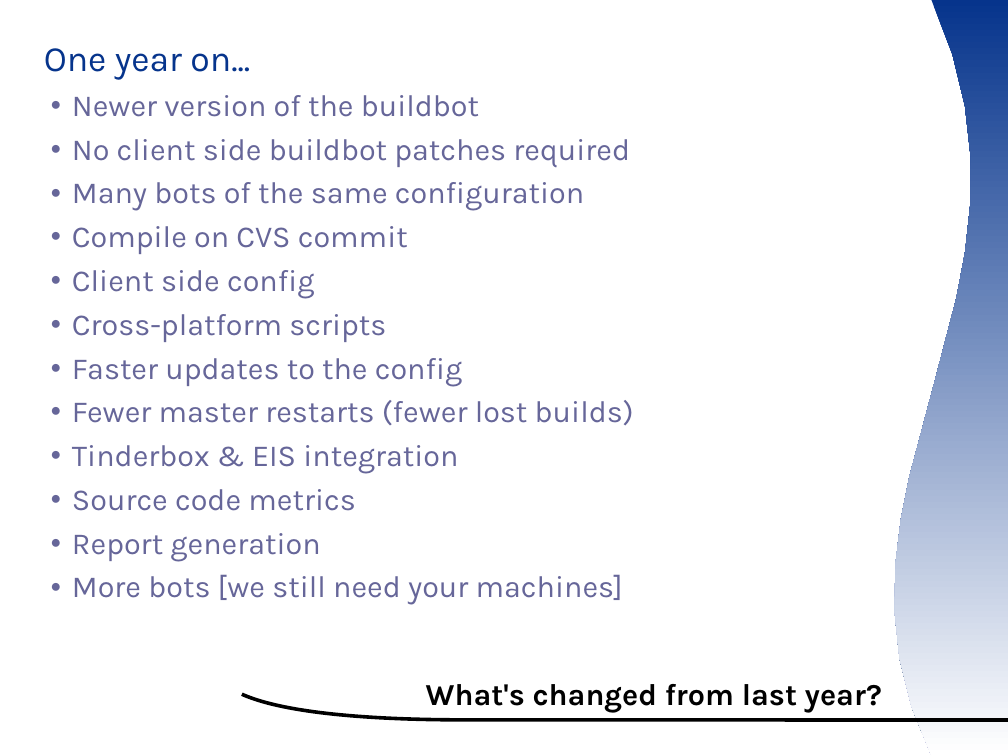
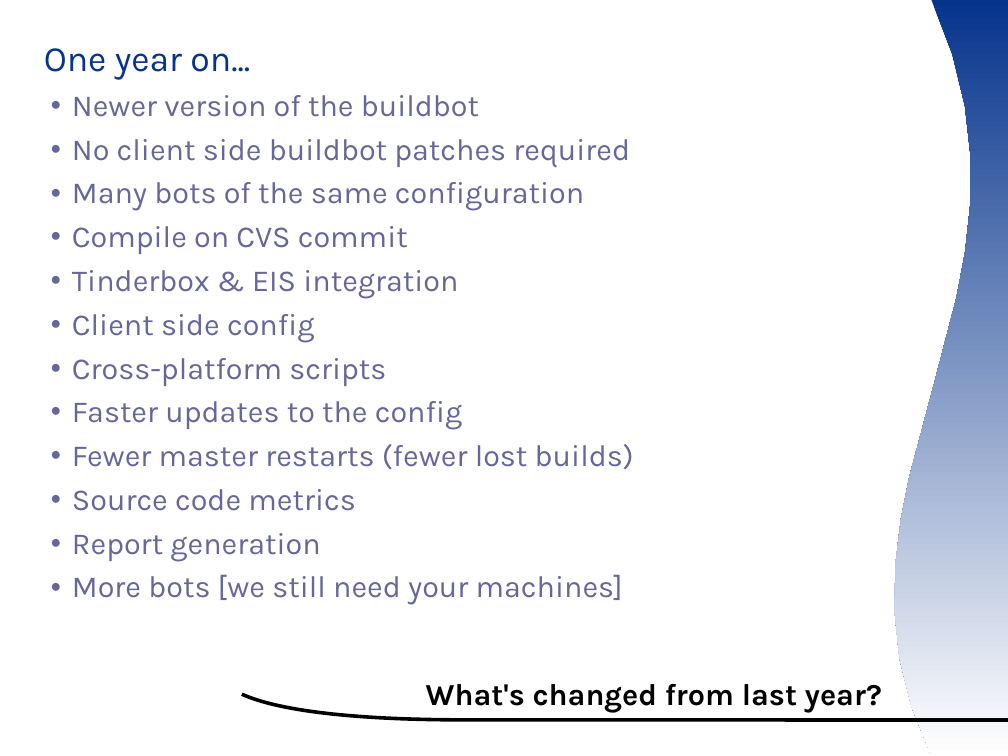
Before and after one commit to smsm1/ootermite, a slide deck: slide 5 of wiki/ooocon2007presentation.odp. Drawn at 1008x756 pixels with LibreOffice and Linux fonts; fonts in the diff are those of the drawing; background and template pictures are left out. Boxes give left, top, right and bottom in pixels: in the first picture for what was removed or moved away, otherwise in the second. Text is boxed around its words. In the diff, an @@ line names an element or a change of style, - is before the commit and + after.

```diff
--- a/wiki/ooocon2007presentation.odp
+++ b/wiki/ooocon2007presentation.odp
@@ text at (x1=72, y1=270, x2=458, y2=299): paragraph added @@
+  ● Tinderbox & EIS integration
@@ text at (x1=72, y1=445, x2=458, y2=474): paragraph removed @@
-  ● Tinderbox & EIS integration
```
Also in this commit, not shown: 5 other slides changed, 1 slide added, 4 other files.
